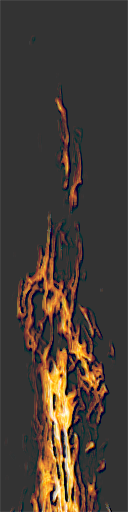
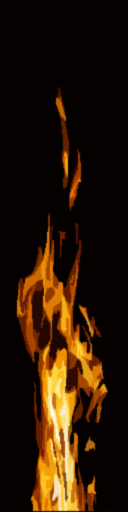
Comparing the layer stacks of the two 128 × 512 images. Changes:
hid "Layer 1 copy 2" over [0, 0, 128, 512]
hid "Layer 1 copy" over [0, 0, 128, 512]
added layer "Layer 1 copy 3" above "Layer 1" over [0, 0, 128, 512]
showed "Layer 1" over [0, 0, 128, 512]
